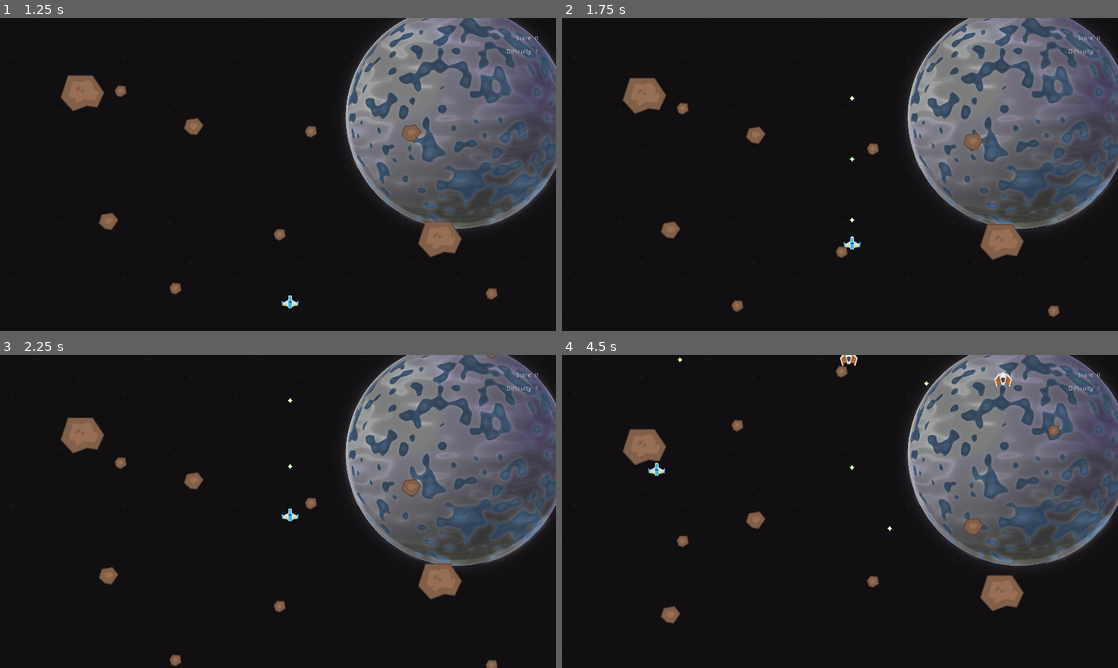
Above: before the commit, frames 1-4 (two rows, left to right).
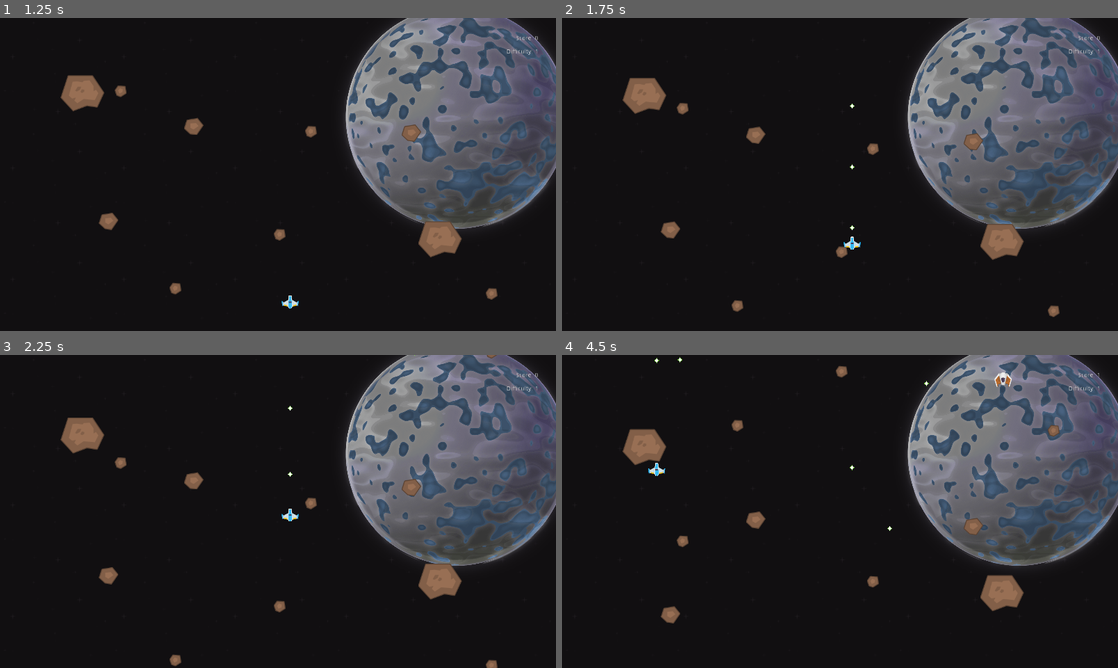
Above: after the commit, the same moments.

Repository: pmatigakis/spaceshooter
Game: Godot game, scene res://Menu.tscn
The game is run twice, just before and just after one commit, with the same random seed, the same clock (stepped at 60 frames per second) and the same inputs.
Inputs:
- Up to frame 1 (1.25 s): click "Start" at 0.5 s
- Up to frame 2 (1.75 s): tap Enter at 1.25 s; hold Up (ui_up) from 1.28 s (still down); hold Space (fire_weapon) from 1.28 s (still down)
- Up to frame 3 (2.25 s): keep holding Up (ui_up); release Space (fire_weapon) at 2.03 s; tap Space (fire_weapon) at 2.1 s
- Up to frame 4 (4.5 s): release Up (ui_up) at 2.78 s; hold Space (fire_weapon) 2.78-3.53 s; hold Left (ui_left) 2.78-4.28 s; tap Space (fire_weapon) at 3.6 s; hold Down (ui_down) from 4.28 s (still down); hold Space (fire_weapon) from 4.28 s (still down)

Frame 1 is identical in both runs. In frame 2, less than 0.1% of the frame differs, in the area x 51-53%, y 24-68%; in frame 3, less than 0.1%; in frame 4, 0.1%, in the area x 16-97%, y 0-8%.

Commit message:
The player will use the blaster node

Diff:
--- a/scenes/enemies/Enemy.gd
+++ b/scenes/enemies/Enemy.gd
@@ -34,7 +34,7 @@
 
 
 func _fire(target_position):
-	$Blaster.fire(target_position)
+	$Blaster.fire(target_position, "PlayerGroup")
 
 
 func _on_Player_killed():
--- a/scenes/players/Player.gd
+++ b/scenes/players/Player.gd
@@ -33,9 +33,4 @@
 
 
 func shoot():
-	if $ShootTimer.is_stopped():
-		var bullet = Bullet.instance()
-		bullet.position = $GunPosition.global_position
-		bullet.start(Vector2(0, -1000), "EnemyGroup")
-		get_tree().root.get_node("Spaceshooter/Bullets").add_child(bullet)
-		$ShootTimer.start()
+	$Blaster.fire(Vector2($Blaster.global_position.x, $Blaster.global_position.y-1000),  "EnemyGroup")
--- a/scenes/players/Player.tscn
+++ b/scenes/players/Player.tscn
@@ -1,7 +1,8 @@
-[gd_scene load_steps=3 format=2]
+[gd_scene load_steps=4 format=2]
 
 [ext_resource path="res://assets/ships/playerShip1_blue.png" type="Texture" id=1]
 [ext_resource path="res://scenes/players/Player.gd" type="Script" id=2]
+[ext_resource path="res://scenes/weapons/Blaster.tscn" type="PackedScene" id=3]
 
 [node name="Area2D" type="Area2D" groups=["PlayerGroup"]]
 collision_mask = 0
@@ -17,6 +18,7 @@
 [node name="CollisionPolygon2D" type="CollisionPolygon2D" parent="."]
 polygon = PoolVector2Array( 3, -15, -3, -15, -5, -5, -14, 1, -16, 0, -18, -3, -20, -3, -19, 10, -17, 10, -16, 9, -5, 11, -3, 15, 3, 15, 5, 11, 14, 10, 16, 8, 17, 10, 19, 10, 20, -2, 17, -3, 16, 0, 14, 1, 5, -5 )
 
-[node name="ShootTimer" type="Timer" parent="."]
-wait_time = 0.2
-one_shot = true
+[node name="Blaster" parent="." instance=ExtResource( 3 )]
+position = Vector2( 0, -12 )
+fire_rate = 0.2
+bullet_speed = 1000.0
--- a/scenes/weapons/Blaster.gd
+++ b/scenes/weapons/Blaster.gd
@@ -1,4 +1,8 @@
 extends Node2D
+
+
+export var fire_rate = 2.0
+export var bullet_speed = 200.0
 
 
 var Bullet = preload("res://scenes/weapons/Bullet.tscn")
@@ -6,7 +10,7 @@
 
 # Called when the node enters the scene tree for the first time.
 func _ready():
-	pass # Replace with function body.
+	set_fire_rate(fire_rate)
 
 
 # Called every frame. 'delta' is the elapsed time since the previous frame.
@@ -18,13 +22,18 @@
 	return $ReloadTimer.is_stopped()
 
 
-func fire(target_position):
+func fire(target_position, target_group):
 	if is_ready_to_fire():
 		var bullet = Bullet.instance()
 		bullet.position = global_position
-		bullet.start(global_position.direction_to(target_position) * 200, "PlayerGroup")
+		bullet.start(global_position.direction_to(target_position) * bullet_speed, target_group)
 
 		var bullet_container = get_tree().root.get_node("Spaceshooter/Bullets")
 		bullet_container.add_child(bullet)
 
 		$ReloadTimer.start()
+
+
+func set_fire_rate(fire_rate):
+	self.fire_rate = fire_rate
+	$ReloadTimer.wait_time = fire_rate
